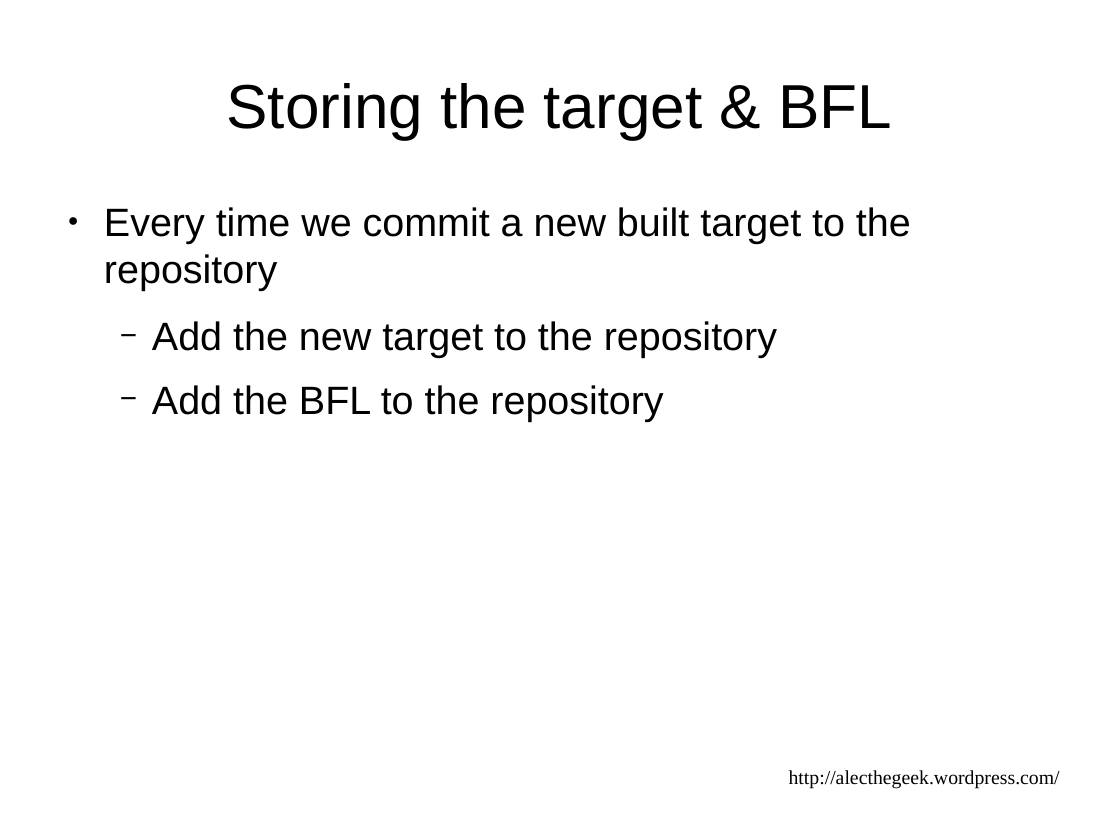
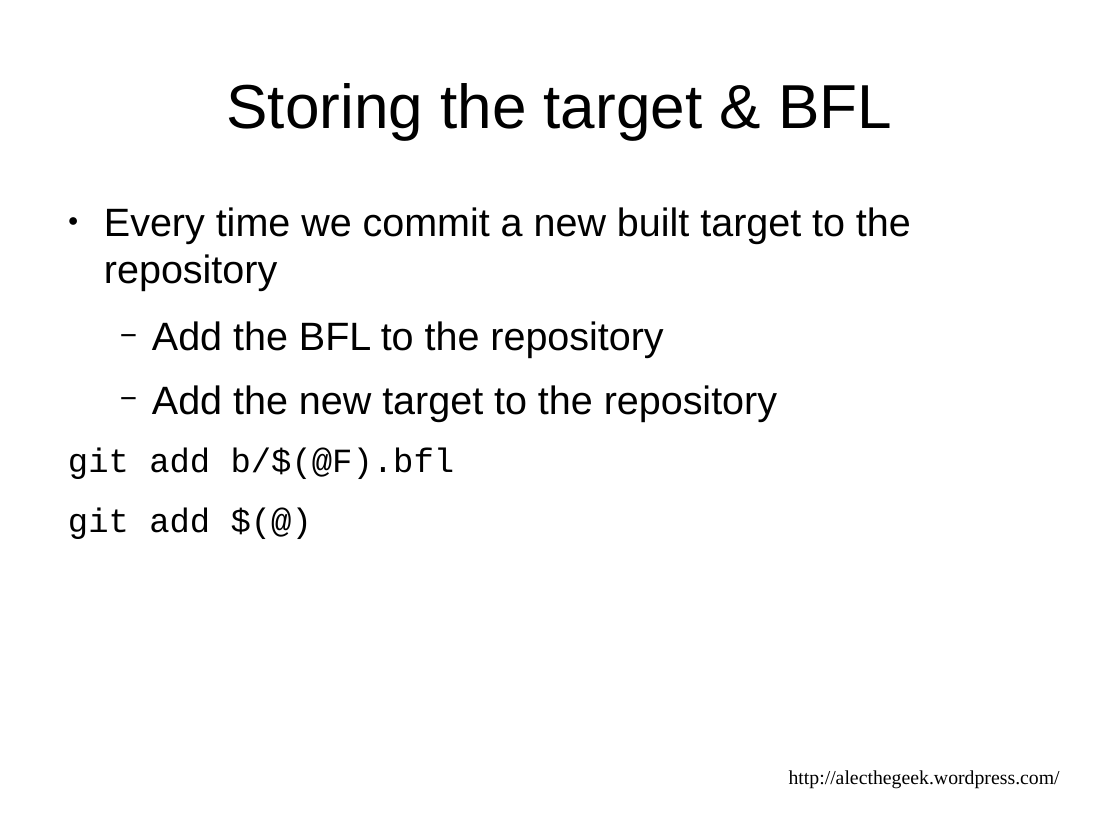
Before and after one commit to alecthegeek/gitbuilding, a slide deck: slide 27 of DevOpsDownUnderPresentation.odp. Drawn at 1120x840 pixels with LibreOffice and Linux fonts; fonts in the diff are those of the drawing. Boxes give left, top, right and bottom in pixels: in the first picture for what was removed or moved away, otherwise in the second. Text is boxed around its words. In the diff, an @@ line names an element or a change of style, - is before the commit and + after.

```diff
--- a/DevOpsDownUnderPresentation.odp
+++ b/DevOpsDownUnderPresentation.odp
@@ text at [152,321,663,358]: paragraph added @@
+  − Add the BFL to the repository
@@ text at [68,447,455,539]: text changed; size 28 to 24 pt; font Arial to Courier New @@
-  − Add the BFL to the repository
+git add b/$(@F).bfl
+git add $(@)
```
Also in this commit, not shown: 9 other slides changed, 5 other files.
